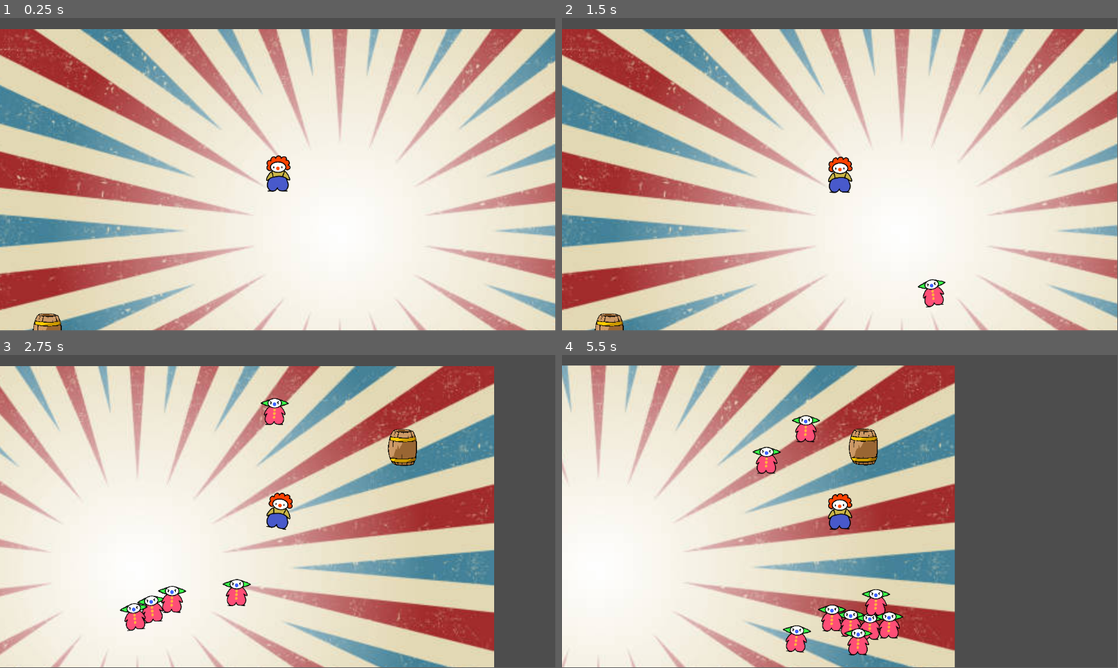
Above: before the commit, frames 1-4 (two rows, left to right).
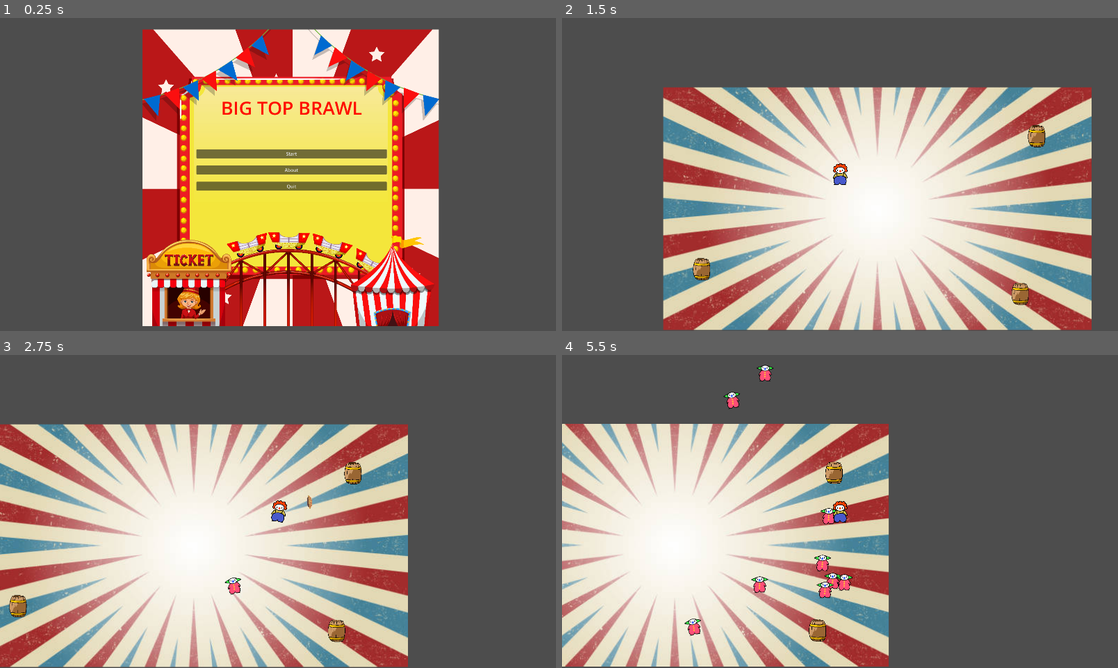
Above: after the commit, the same moments.

Repository: dillpret/ggj2024
Game: Godot game, scene res://scenes/menu.tscn
The game is run twice, just before and just after one commit, with the same random seed, the same clock (stepped at 60 frames per second) and the same inputs. Before the commit the project starts from res://scenes/game.tscn.
Inputs (mouse positions are in pixels of both pictures, inside the frame that each line leads up to):
- Up to frame 1 (0.25 s): no input
- Up to frame 2 (1.5 s): click (851, 168) at 0.5 s, where only the run after the commit has a clickable "About"; click (851, 152) at 1.25 s, where only the run after the commit has a clickable "Start"
- Up to frame 3 (2.75 s): move the mouse to (400, 495) at 2.02 s; press the mouse at (400, 495) at 2.03 s; hold D (move_right) from 2.03 s (still down)
- Up to frame 4 (5.5 s): move the mouse to (728, 527) at 2.77 s; release D (move_right) at 2.78 s; release the mouse at (728, 527) at 2.78 s; hold S (move_down) 2.78-3.53 s; click (728, 527) at 2.85 s; move the mouse to (895, 442) at 3.52 s; press the mouse at (895, 442) at 3.53 s; hold D (move_right) 3.53-4.28 s; move the mouse to (812, 574) at 4.27 s; release the mouse at (812, 574) at 4.28 s; hold W (move_up) 4.28-5.03 s; click (812, 574) at 4.35 s; move the mouse to (1006, 558) at 5.02 s; press the mouse at (1006, 558) at 5.03 s; hold A (move_left) from 5.03 s (still down)
The window is 799x449 before the commit and 800x450 after it. Grey fills any space a smaller window leaves; there, only what the larger window draws over its background counts as a difference.

The runs differ from the first frame. In frame 1, 91% of the frame differs, in the area x 0-100%, y 3-100%; in frame 2, 71%; in frame 3, 64%; in frame 4, 47%.
Error in both runs: Cannot call method 'add_child' on a null value. (res://entities/character/character_base.gd:26)

Commit message:
basic main menu

Diff:
--- a/project.godot
+++ b/project.godot
@@ -11,9 +11,15 @@
 [application]
 
 config/name="Ggj 2024"
-run/main_scene="res://scenes/game.tscn"
+run/main_scene="res://scenes/menu.tscn"
 config/features=PackedStringArray("4.2", "GL Compatibility")
 config/icon="res://icon.svg"
+
+[display]
+
+window/size/viewport_width=1920
+window/size/viewport_height=1080
+window/stretch/mode="viewport"
 
 [dotnet]
 
--- a/scenes/game.tscn
+++ b/scenes/game.tscn
@@ -17,8 +17,6 @@
 
 [node name="Player" parent="." instance=ExtResource("1_8t4je")]
 position = Vector2(611, 301)
-throw_point = Object(Marker2D,"_import_path":NodePath(""),"unique_name_in_owner":true,"process_mode":0,"process_priority":0,"process_physics_priority":0,"process_thread_group":0,"editor_description":"","visible":true,"modulate":Color(1, 1, 1, 1),"self_modulate":Color(1, 1, 1, 1),"show_behind_parent":false,"top_level":false,"light_mask":1,"visibility_layer":1,"z_index":0,"z_as_relative":true,"y_sort_enabled":false,"texture_filter":0,"texture_repeat":0,"material":null,"use_parent_material":false,"position":Vector2(44, -12),"rotation":0.0,"scale":Vector2(1, 1),"skew":0.0,"gizmo_extents":10.0,"script":null)
-
 
 [node name="Obstacle" parent="." instance=ExtResource("3_1rbtv")]
 position = Vector2(1233, 713)
--- /dev/null
+++ b/scenes/menu.gd
@@ -0,0 +1,9 @@
+extends Control
+
+
+func _on_start_button_pressed():
+	get_tree().change_scene_to_file("res://scenes/game.tscn")
+
+
+func _on_quit_button_pressed():
+	get_tree().quit()
--- /dev/null
+++ b/scenes/menu.tscn
@@ -0,0 +1,71 @@
+[gd_scene load_steps=3 format=3 uid="uid://0ilbvu8r41or"]
+
+[ext_resource type="Script" path="res://scenes/menu.gd" id="1_o32yc"]
+[ext_resource type="Texture2D" uid="uid://bvclwywa3jphd" path="res://assets/sprites/menu/28718.jpg" id="2_sif3x"]
+
+[node name="Menu" type="Control"]
+layout_mode = 3
+anchors_preset = 15
+anchor_right = 1.0
+anchor_bottom = 1.0
+grow_horizontal = 2
+grow_vertical = 2
+script = ExtResource("1_o32yc")
+
+[node name="TextureRect" type="TextureRect" parent="."]
+layout_mode = 0
+offset_left = 492.0
+offset_top = 40.0
+offset_right = 1515.0
+offset_bottom = 1063.0
+texture = ExtResource("2_sif3x")
+expand_mode = 1
+
+[node name="MarginContainer" type="MarginContainer" parent="."]
+layout_mode = 1
+anchors_preset = 8
+anchor_left = 0.5
+anchor_top = 0.5
+anchor_right = 0.5
+anchor_bottom = 0.5
+offset_left = -302.0
+offset_top = -275.0
+offset_right = 396.0
+offset_bottom = 177.0
+grow_horizontal = 2
+grow_vertical = 2
+theme_override_constants/margin_left = 20
+theme_override_constants/margin_right = 20
+
+[node name="VBoxContainer" type="VBoxContainer" parent="MarginContainer"]
+layout_mode = 2
+theme_override_constants/separation = 100
+metadata/_edit_use_anchors_ = true
+
+[node name="Label" type="Label" parent="MarginContainer/VBoxContainer"]
+layout_mode = 2
+theme_override_colors/font_color = Color(1, 0.0509804, 0, 1)
+theme_override_font_sizes/font_size = 64
+text = "Big Top Brawl"
+horizontal_alignment = 1
+vertical_alignment = 1
+uppercase = true
+
+[node name="VBoxContainer2" type="VBoxContainer" parent="MarginContainer/VBoxContainer"]
+layout_mode = 2
+theme_override_constants/separation = 25
+
+[node name="StartButton" type="Button" parent="MarginContainer/VBoxContainer/VBoxContainer2"]
+layout_mode = 2
+text = "Start"
+
+[node name="AboutButton" type="Button" parent="MarginContainer/VBoxContainer/VBoxContainer2"]
+layout_mode = 2
+text = "About"
+
+[node name="QuitButton" type="Button" parent="MarginContainer/VBoxContainer/VBoxContainer2"]
+layout_mode = 2
+text = "Quit"
+
+[connection signal="pressed" from="MarginContainer/VBoxContainer/VBoxContainer2/StartButton" to="." method="_on_start_button_pressed"]
+[connection signal="pressed" from="MarginContainer/VBoxContainer/VBoxContainer2/QuitButton" to="." method="_on_quit_button_pressed"]
Binary file added: assets/sprites/menu/28718.jpg
Not shown, added: assets/sprites/menu/28718.jpg.import
